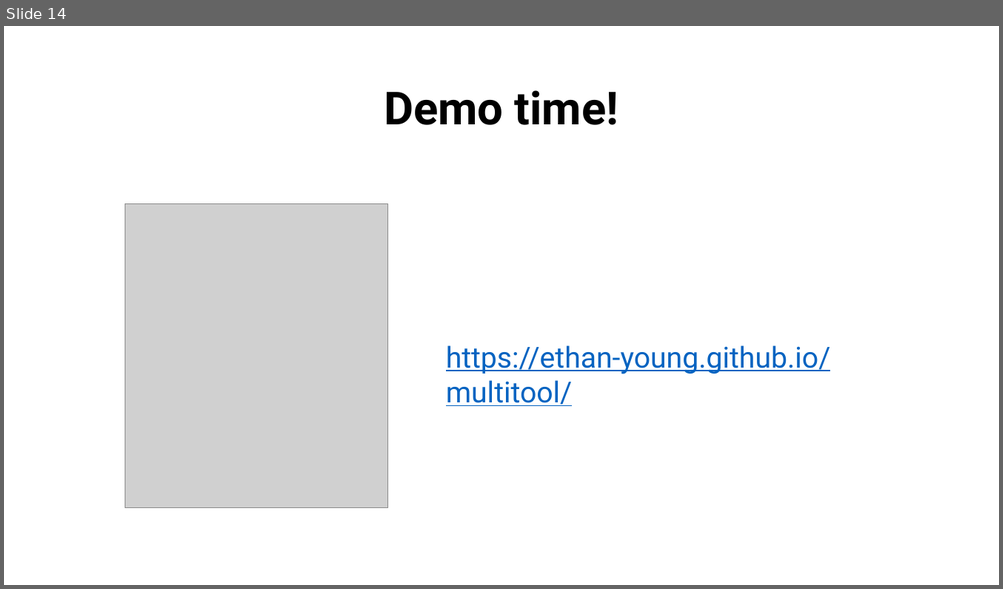
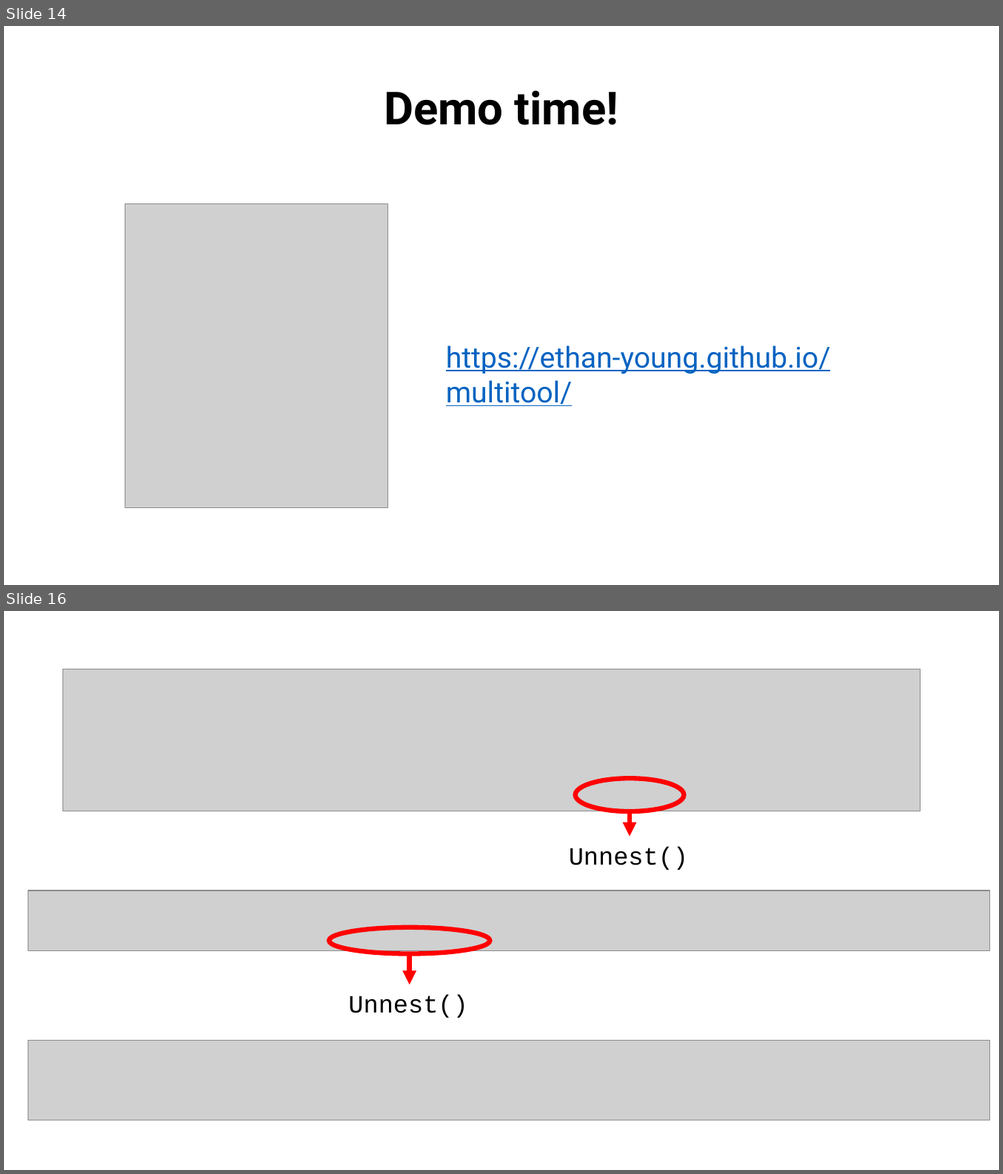
Before and after one commit to StefanVermeent/multiverse-workshop, a slide deck: Stanford_march_2024/intro-to-multiverse.pptx. Shown one above the other, each under a label of ours: slide 14 before the commit, slides 14 and 16 after it; the slides between them are not shown. The pictures are 1003x589 and 1003x1174 pixels, drawn with LibreOffice and Linux fonts; fonts in the diff are those of the drawing; grey boxes stand for pictures. Boxes give left, top, right and bottom in pixels: in the first picture for what was removed or moved away, otherwise in the second. Text is boxed around its words. In the diff, an @@ line names an element or a change of style, - is before the commit and + after.

```diff
--- a/Stanford_march_2024/intro-to-multiverse.pptx
+++ b/Stanford_march_2024/intro-to-multiverse.pptx
@@ slide 16 added at (4, 611, 999, 1170), background #FFFFFF @@
@@ picture added at (62, 669, 919, 812) @@
@@ ellipse added at (575, 778, 685, 811), outline #FF0000 4.5 pt @@
@@ arrow added from (629, 812) to (629, 836), #FF0000 4.5 pt @@
@@ text added at (569, 846, 688, 870), 24 pt, text #000000 @@
+Unnest()
@@ picture added at (28, 891, 990, 951) @@
@@ ellipse added at (330, 927, 490, 954), outline #FF0000 4.5 pt @@
@@ arrow added from (409, 954) to (409, 985), #FF0000 4.5 pt @@
@@ text added at (348, 995, 467, 1018), 24 pt, text #000000 @@
+Unnest()
@@ picture added at (28, 1041, 990, 1121) @@
```
Also in this commit, not shown: 2 slides changed, 3 other slides added, 1 slide removed, 2 other files.
